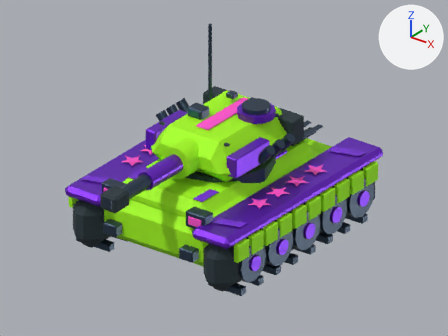
A saved change to the Blender file assets/blender/skin-acid.blend.
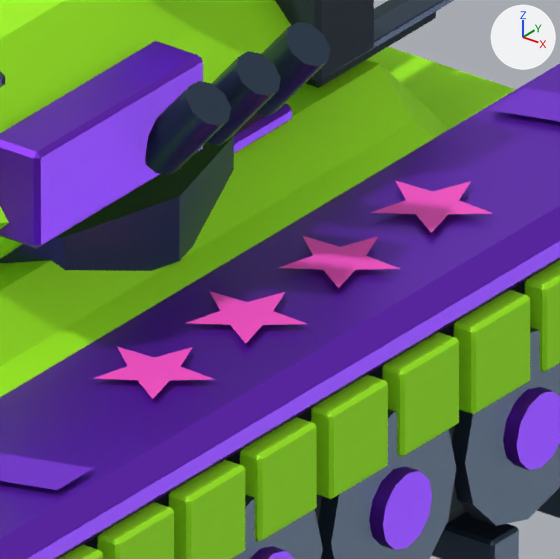
The first picture shows the older version from the file's camera 'Camera'. The close-ups show the older and then the newer version on the part from 51% to 76% of the width and 38% to 72% of the height of that picture. Only the edits that show in the close-ups are written down. The lights are fixed; the arrows at upper right show +X, +Y and +Z.

Names of what the first close-up shows: 'Detail cheek armor.001', 'Detail side skirt.013', 'Detail side skirt.014', 'Detail side skirt.015', 'Detail side skirt.016', 'Fender.001', 'RoadWheel.007', 'RoadWheel.008', 'SkinMarkings', 'TurretArmor', 'TurretRing', 'UpperHull' and 27 more.
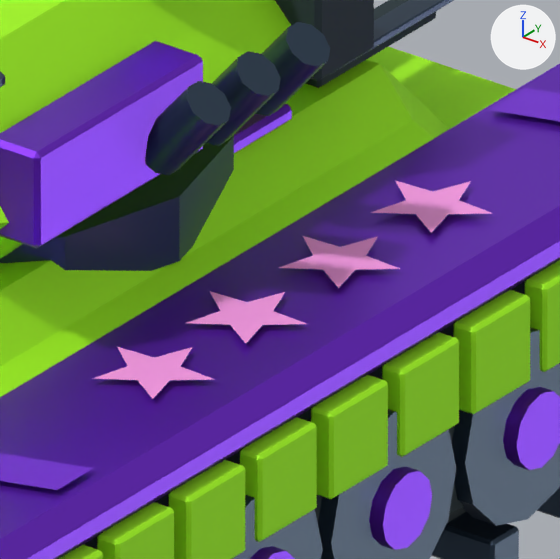
The change, as a list of edits to the scene's bpy script:
```text
Add mat_paint_ff9eec:
    mat_paint_ff9eec = principled_material('Paint_ff9eec')
    mat_paint_ff9eec.base_color = (1.0, 0.342, 0.839)  # pink #ff9eec
    mat_paint_ff9eec.roughness = 0.55
Change me_acidpaint:
    where me_acidpaint.from_pydata(...)  # 264 vertices, 92 faces; spans x -1.33..1.33, y -1.54..1.52, z 1.04..1.22
    used by ob_skinmarkings; parent = ob_hull; location = (0.0, 0.0, 0.0)
    me_acidpaint part 1: all 80 faces that had it switch from mat_paint_ff51ce (pink #ff51ce) to mat_paint_ff9eec (pink #ff9eec)
```

What differs and where, as boxes (x1, y1, x2, y2) in the close-ups (560 x 559 px):
part 1 of me_acidpaint, recoloured: (92, 181, 491, 399) in both
